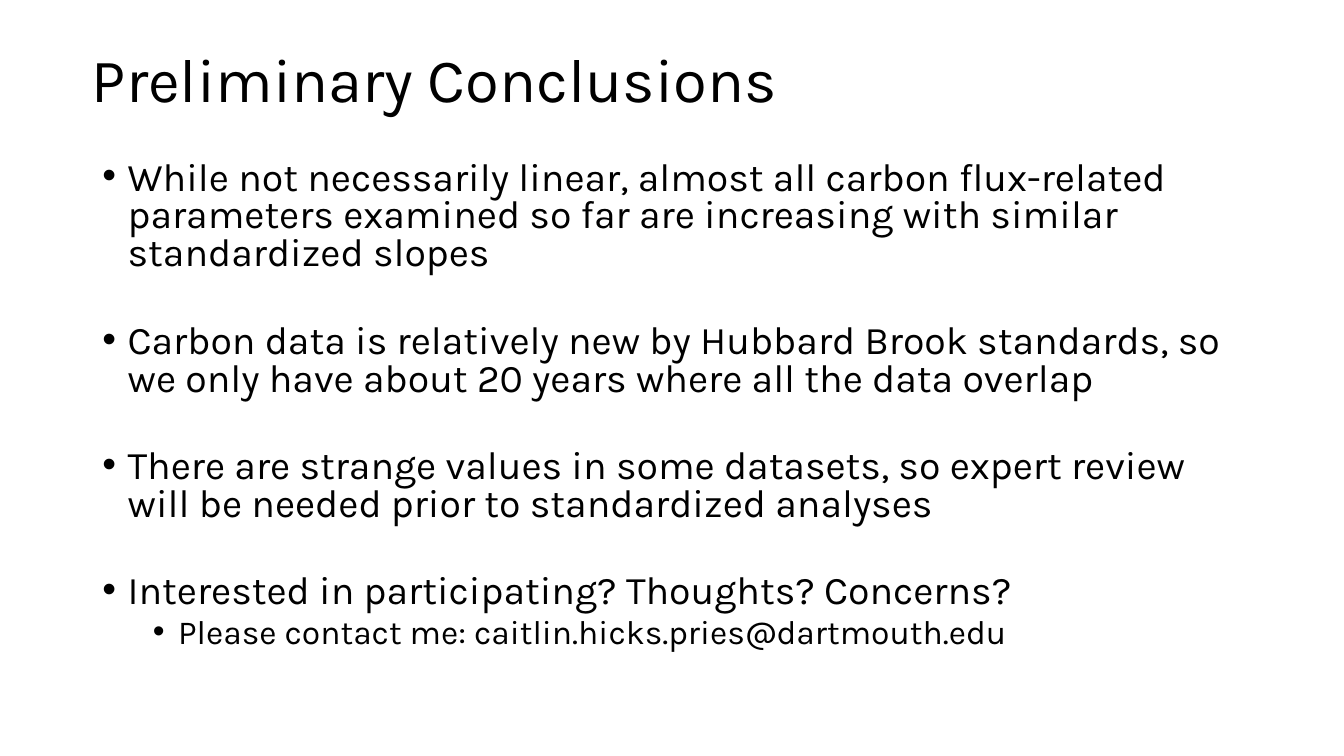
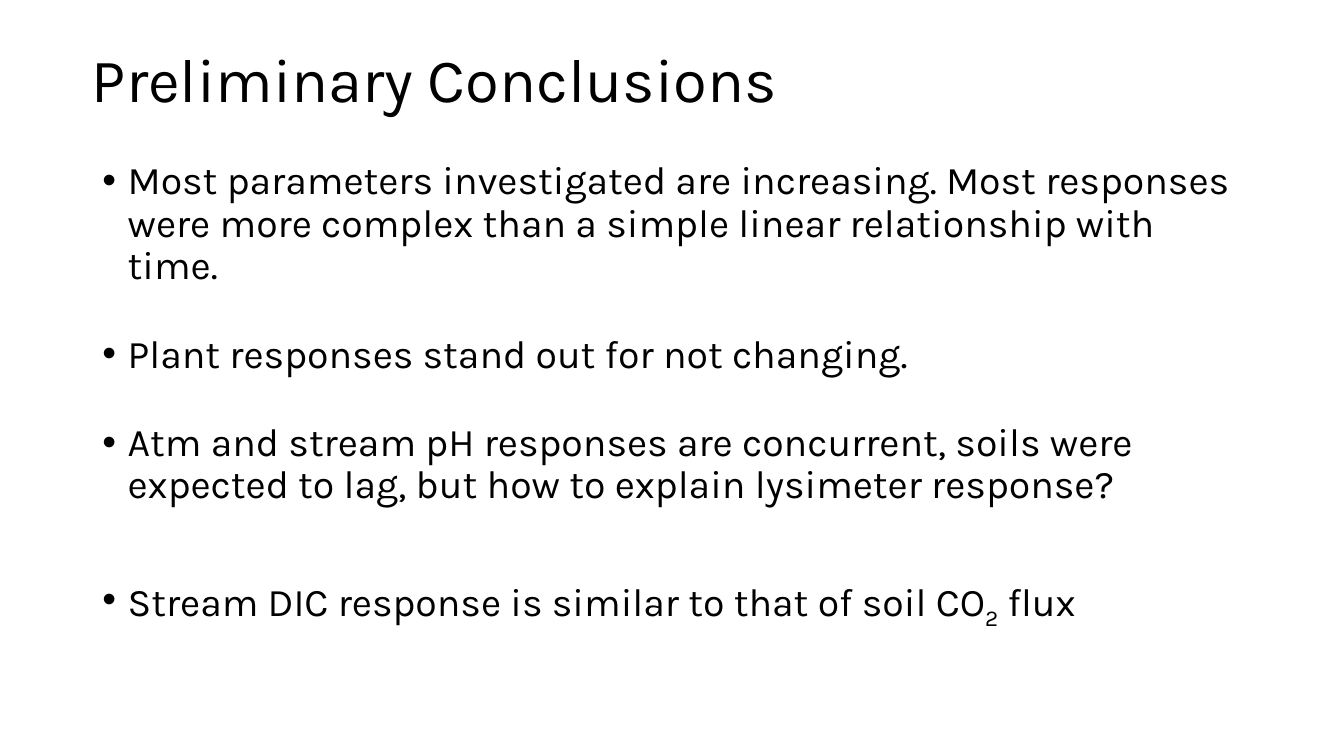
Before and after one commit to CaitlinPries/HB-Temporal-Carbon, a slide deck: slide 30 of Temporal C HB Meeting.pptx (slide 14 before the commit). Drawn at 1344x756 pixels with LibreOffice and Linux fonts; fonts in the diff are those of the drawing. Boxes give left, top, right and bottom in pixels: in the first picture for what was removed or moved away, otherwise in the second. Text is boxed around its words. In the diff, an @@ line names an element or a change of style, - is before the commit and + after.

Commit message:
Added new trends analysis and data wrangling

```diff
--- a/Temporal C HB Meeting.pptx
+++ b/Temporal C HB Meeting.pptx
@@ text at (x1=128, y1=167, x2=1229, y2=626): text changed @@
-• While not necessarily linear, almost all carbon flux-related parameters examined so far are increasing with similar standardized slopes
-• Carbon data is relatively new by Hubbard Brook standards, so we only have about 20 years where all the data overlap
-• There are strange values in some datasets, so expert review will be needed prior to standardized analyses
-• Interested in participating? Thoughts? Concerns?
-  • Please contact me: caitlin.hicks.pries@dartmouth.edu
+• Most parameters investigated are increasing. Most responses were more complex than a simple linear relationship with time.
+• Plant responses stand out for not changing.
+• Atm and stream pH responses are concurrent, soils were expected to lag, but how to explain lysimeter response?
+• Stream DIC response is similar to that of soil CO2 flux
```
Also in this commit, not shown: 7 other slides changed, 19 slides added, 1 slide removed, 45 other files.
